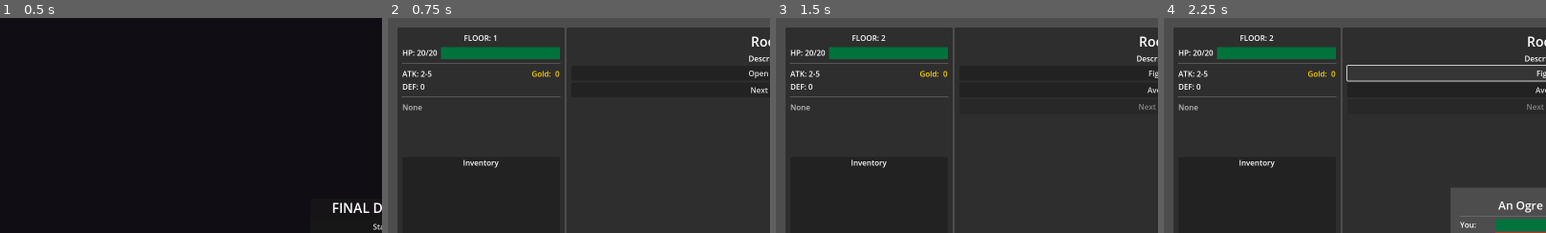
Above: before the commit, frames 1-4 (left to right).
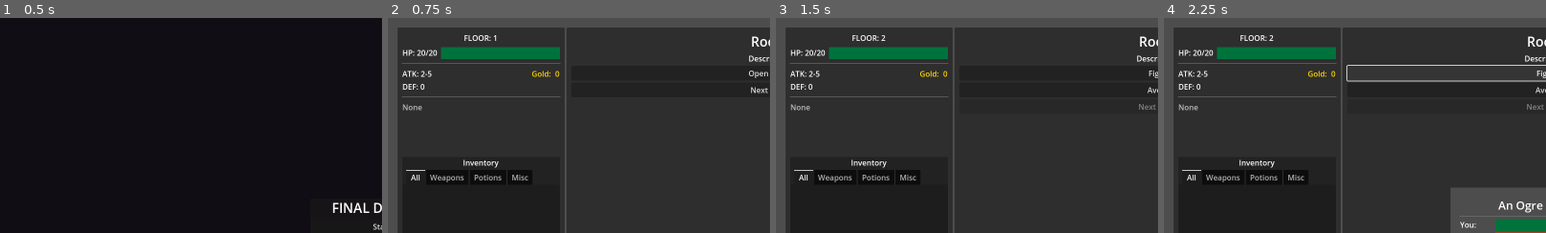
Above: after the commit, the same moments.

Repository: jhaakma/final-descent
Game: Godot game, scene res://data/core/Main.tscn
The game is run twice, just before and just after one commit, with the same random seed, the same clock (stepped at 60 frames per second) and the same inputs.
Inputs:
- Up to frame 1 (0.5 s): no input
- Up to frame 2 (0.75 s): click "Start" at 0.5 s
- Up to frame 3 (1.5 s): click "Next Floor" at 1.25 s
- Up to frame 4 (2.25 s): click "Fight" at 2 s
The pictures show only the part of the screen within x 0-50%, y 0-50%; the shares and areas given below are measured in that part.

Frame 1 is identical in both runs. In frame 2, 0.4% of the frame differs, in the area x 4-37%, y 70-77%; in frame 3, 0.4%; in frame 4, 0.4%.

Commit message:
add item categorization and tabbed inventory UI
- Add ItemCategory enum to Item base class with WEAPON, POTION, MISC categories
- Implement get_category() method in Item subclasses (Weapon, Potion, RepairTool, Rune)
- Replace single inventory list with tabbed interface (All, Weapons, Potions, Misc)
- Add persistent tab selection across room changes
- Update inventory container to organize items by category with proper tab management

Diff:
--- a/src/items/Item.gd
+++ b/src/items/Item.gd
@@ -1,4 +1,10 @@
 class_name Item extends Resource
+
+enum ItemCategory {
+    WEAPON,
+    POTION,
+    MISC
+}
 
 @export var name: String = "Item"
 @export var purchase_value: int = 10
@@ -6,6 +12,10 @@
 class AdditionalTooltipInfoData:
     var text: String
     var color: Color = Color(1, 1, 1)
+
+## Virtual method to be overridden by subclasses
+func get_category() -> ItemCategory:
+    return ItemCategory.MISC
 
 func get_description() -> String:
     return ""
@@ -36,3 +46,15 @@
 
 func get_inventory_color() -> Color:
     return Color(1, 1, 1)
+
+## Get the category name as a string for UI display
+func get_category_name() -> String:
+    match get_category():
+        ItemCategory.WEAPON:
+            return "Weapons"
+        ItemCategory.POTION:
+            return "Potions"
+        ItemCategory.MISC:
+            return "Misc"
+        _:
+            return "Misc"
--- a/src/items/Potion.gd
+++ b/src/items/Potion.gd
@@ -2,6 +2,9 @@
 
 @export var status_effect: StatusEffect
 @export var log_potion_name: bool = false
+
+func get_category() -> Item.ItemCategory:
+    return Item.ItemCategory.POTION
 
 func get_consumable() -> bool:
     return true
--- a/src/items/RepairTool.gd
+++ b/src/items/RepairTool.gd
@@ -1,6 +1,9 @@
 class_name RepairTool extends Item
 
 @export var repair_amount: int = 5  # Amount to repair item condition
+
+func get_category() -> Item.ItemCategory:
+    return Item.ItemCategory.MISC
 
 func _on_use(_item_data: ItemData) -> bool:
     var repair_effect := RepairEffect.new().create() as RepairEffect
--- a/src/items/Rune.gd
+++ b/src/items/Rune.gd
@@ -2,6 +2,9 @@
 class_name Rune extends Item
 
 @export var enchantment: Enchantment
+
+func get_category() -> Item.ItemCategory:
+    return Item.ItemCategory.MISC
 
 func get_consumable() -> bool:
     return true  # Runes are consumable
--- a/src/items/Weapon.gd
+++ b/src/items/Weapon.gd
@@ -12,6 +12,9 @@
 
 func _init() -> void:
     name = "Weapon"
+
+func get_category() -> Item.ItemCategory:
+    return Item.ItemCategory.WEAPON
 
 func set_enchantment(_enchantment: Enchantment) -> void:
     if not _enchantment:
--- a/src/ui/widgets/inventory/InventoryContainer.tscn
+++ b/src/ui/widgets/inventory/InventoryContainer.tscn
@@ -21,14 +21,55 @@
 text = "Inventory"
 horizontal_alignment = 1
 
-[node name="ScrollContainer" type="ScrollContainer" parent="VBoxInventory"]
+[node name="TabContainer" type="TabContainer" parent="VBoxInventory"]
 unique_name_in_owner = true
 layout_mode = 2
 size_flags_vertical = 3
+current_tab = 0
+
+[node name="All" type="ScrollContainer" parent="VBoxInventory/TabContainer"]
+layout_mode = 2
 horizontal_scroll_mode = 0
+metadata/_tab_index = 0
 
-[node name="InventoryList" type="VBoxContainer" parent="VBoxInventory/ScrollContainer"]
+[node name="AllList" type="VBoxContainer" parent="VBoxInventory/TabContainer/All"]
 unique_name_in_owner = true
 layout_mode = 2
 size_flags_horizontal = 3
 size_flags_vertical = 3
+
+[node name="Weapons" type="ScrollContainer" parent="VBoxInventory/TabContainer"]
+visible = false
+layout_mode = 2
+horizontal_scroll_mode = 0
+metadata/_tab_index = 1
+
+[node name="WeaponsList" type="VBoxContainer" parent="VBoxInventory/TabContainer/Weapons"]
+unique_name_in_owner = true
+layout_mode = 2
+size_flags_horizontal = 3
+size_flags_vertical = 3
+
+[node name="Potions" type="ScrollContainer" parent="VBoxInventory/TabContainer"]
+visible = false
+layout_mode = 2
+horizontal_scroll_mode = 0
+metadata/_tab_index = 2
+
+[node name="PotionsList" type="VBoxContainer" parent="VBoxInventory/TabContainer/Potions"]
+unique_name_in_owner = true
+layout_mode = 2
+size_flags_horizontal = 3
+size_flags_vertical = 3
+
+[node name="Misc" type="ScrollContainer" parent="VBoxInventory/TabContainer"]
+visible = false
+layout_mode = 2
+horizontal_scroll_mode = 0
+metadata/_tab_index = 3
+
+[node name="MiscList" type="VBoxContainer" parent="VBoxInventory/TabContainer/Misc"]
+unique_name_in_owner = true
+layout_mode = 2
+size_flags_horizontal = 3
+size_flags_vertical = 3
--- a/src/ui/widgets/inventory/inventory_container.gd
+++ b/src/ui/widgets/inventory/inventory_container.gd
@@ -12,12 +12,23 @@
 signal item_used
 signal inventory_updated
 
-@onready var scroll_container: ScrollContainer = %ScrollContainer
-@onready var inventory_list: VBoxContainer = %InventoryList
+# Static variable to persist tab selection across room changes
+static var preferred_tab_index: int = 0
+
+@onready var tab_container: TabContainer = %TabContainer
+@onready var all_list: VBoxContainer = %AllList
+@onready var weapons_list: VBoxContainer = %WeaponsList
+@onready var potions_list: VBoxContainer = %PotionsList
+@onready var misc_list: VBoxContainer = %MiscList
 
 var selected_item: Item = null
 var is_combat_disabled: bool = false
-var inventory_rows: Array[InventoryRow] = []
+var inventory_rows: Dictionary[String, Array] = {
+    "all": [] as Array[InventoryRow],
+    "weapons": [] as Array[InventoryRow],
+    "potions": [] as Array[InventoryRow],
+    "misc": [] as Array[InventoryRow]
+}
 
 # Preload the InventoryRow scene
 var inventory_row_scene: PackedScene = InventoryRow.get_scene()
@@ -25,6 +36,12 @@
 func _ready() -> void:
     # Connect to GameState inventory changes
     GameState.player.inventory_changed.connect(_refresh_inventory)
+
+    # Connect to tab changes to remember the user's preference
+    tab_container.tab_changed.connect(_on_tab_changed)
+
+    # Set the initial tab to the user's preference
+    tab_container.current_tab = preferred_tab_index
 
     # Initialize inventory display
     _refresh_inventory()
@@ -36,19 +53,32 @@
 ## Set whether inventory usage is disabled (e.g., during combat)
 func set_combat_disabled(disabled: bool) -> void:
     is_combat_disabled = disabled
-    # Update all existing rows
-    for row in inventory_rows:
-        row.set_combat_disabled(disabled)
+    # Update all existing rows in all tabs
+    for category_key: String in inventory_rows.keys():
+        var rows: Array[InventoryRow] = inventory_rows[category_key]
+        for row: InventoryRow in rows:
+            row.set_combat_disabled(disabled)
 
 ## Get the currently selected item
 func get_selected_item() -> Item:
     return selected_item
 
+
+func _create_inventory_row(tile: ItemInstance) -> InventoryRow:
+    var row: InventoryRow = inventory_row_scene.instantiate() as InventoryRow
+    row.setup(tile, is_combat_disabled)
+    row.item_selected.connect(_on_item_selected)
+    row.item_used.connect(_on_item_used)
+    return row
+
 func _refresh_inventory() -> void:
-    # Clear existing inventory rows
-    for row in inventory_rows:
-        row.queue_free()
-    inventory_rows.clear()
+    # Clear existing inventory rows from all tabs
+    for category_key: String in inventory_rows.keys():
+        var rows: Array[InventoryRow] = inventory_rows[category_key]
+        for row: InventoryRow in rows:
+            row.queue_free()
+        rows.clear()
+
     selected_item = null
 
     # Get ItemTiles from player
@@ -59,32 +89,56 @@
         return a.get_sort_key() < b.get_sort_key()
     )
 
-    # Create inventory rows for each tile
+    # Create inventory rows for each tile and organize by category
     for tile: ItemInstance in all_tiles:
-        var row: InventoryRow = inventory_row_scene.instantiate() as InventoryRow
-        inventory_list.add_child(row)
+        var row: InventoryRow = _create_inventory_row(tile)
 
-        # Setup the row using the tile information
-        row.setup(
-            tile,
-            is_combat_disabled
-        )
+        # Add to appropriate tab based on item category
+        var category := tile.item.get_category()
+        match category:
+            Item.ItemCategory.WEAPON:
+                weapons_list.add_child(row)
+                inventory_rows["weapons"].append(row)
+                if tile.is_equipped:
+                    # If equipped, also add to other tabs
+                    var potion_row: InventoryRow = _create_inventory_row(tile)
+                    potions_list.add_child(potion_row)
+                    inventory_rows["potions"].append(potion_row)
+                    var misc_row: InventoryRow = _create_inventory_row(tile)
+                    misc_list.add_child(misc_row)
+                    inventory_rows["misc"].append(misc_row)
+            Item.ItemCategory.POTION:
+                potions_list.add_child(row)
+                inventory_rows["potions"].append(row)
+            Item.ItemCategory.MISC:
+                misc_list.add_child(row)
+                inventory_rows["misc"].append(row)
 
+        # Always add to "All" tab as well
+        var all_row: InventoryRow = _create_inventory_row(tile)
+        all_list.add_child(all_row)
+        inventory_rows["all"].append(all_row)
 
-        # Connect signals
-        row.item_selected.connect(_on_item_selected)
-        row.item_used.connect(_on_item_used)
-
-        inventory_rows.append(row)
+    # Restore the user's preferred tab (deferred to ensure nodes are properly added)
+    call_deferred("_restore_tab", preferred_tab_index)
 
     inventory_updated.emit()
+
+func _on_tab_changed(tab_index: int) -> void:
+    # Remember the user's preferred tab
+    preferred_tab_index = tab_index
+
+func _restore_tab(tab_index: int) -> void:
+    tab_container.current_tab = tab_index
 
 func _on_item_selected(item: Item) -> void:
     selected_item = item
 
-    # Update visual selection on all rows
-    for row in inventory_rows:
-        row.set_selected(row.item_instance.item == selected_item)
+    # Update visual selection on all rows across all tabs
+    for category_key: String in inventory_rows.keys():
+        var rows: Array[InventoryRow] = inventory_rows[category_key]
+        for row: InventoryRow in rows:
+            row.set_selected(row.item_instance.item == selected_item)
 
 func _on_item_used(item_instance: ItemInstance) -> void:
     if item_instance.item is Weapon:
Not shown, changed: .github/copilot-instructions.md
